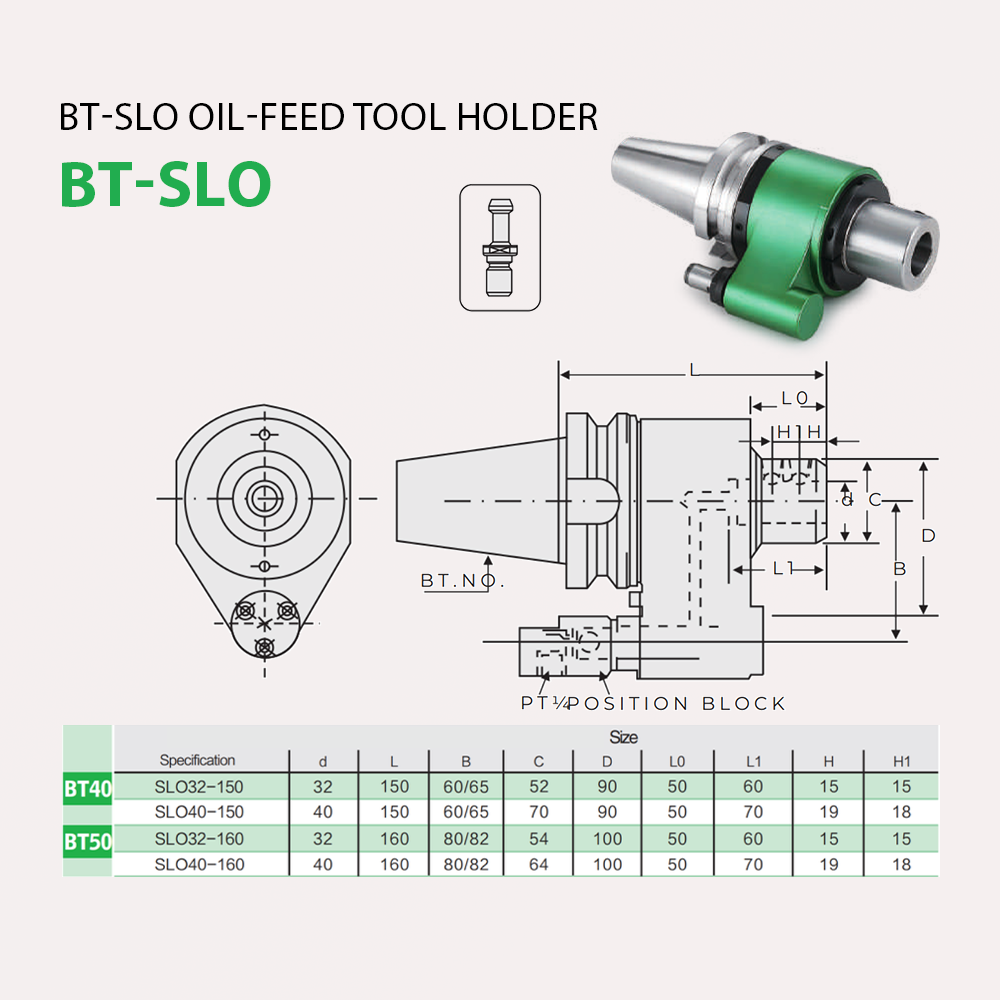
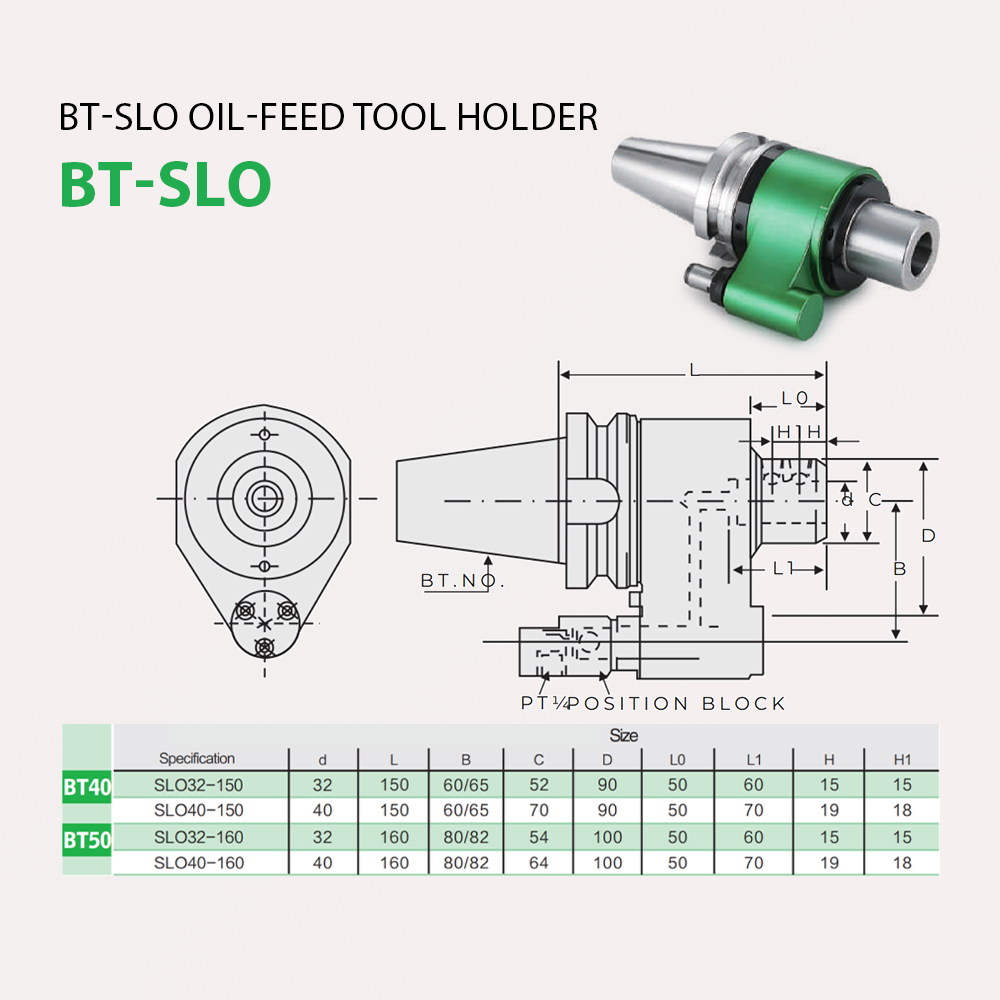
Comparing the layer stacks of the two 1000 x 1000 images. Changes:
removed layer "Layer 40" over [62, 725, 940, 877]
removed layer "Layer 39" over [459, 183, 542, 312]
showed "Layer 33", moved it into group "anh-thong-so-ky-thuat", painted on it over [62, 724, 940, 876]